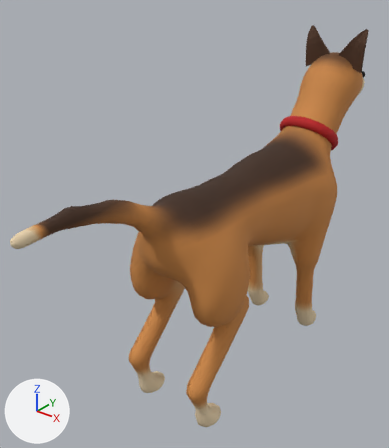
The glTF model models/dog/out/Dog.glb: old version first, new version second.
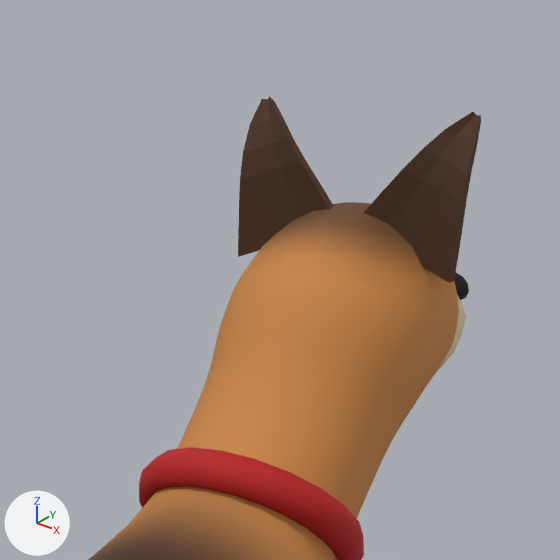
Each version appears first whole from a camera (50 mm lens) standing at (0.666, -1.038, 0.999) and looking at (-0.089, -0.094, 0.414), and next in a close-up on the part from 63% to 100% of the width and 0% to 32% of the height. The lights are fixed; the arrows at lower left show +X, +Y and +Z. The older version's two pictures come first. Vertices at exactly the same position are counted once.

The first close-up shows 'Dog'.
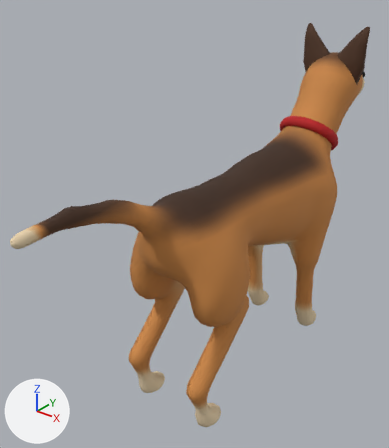
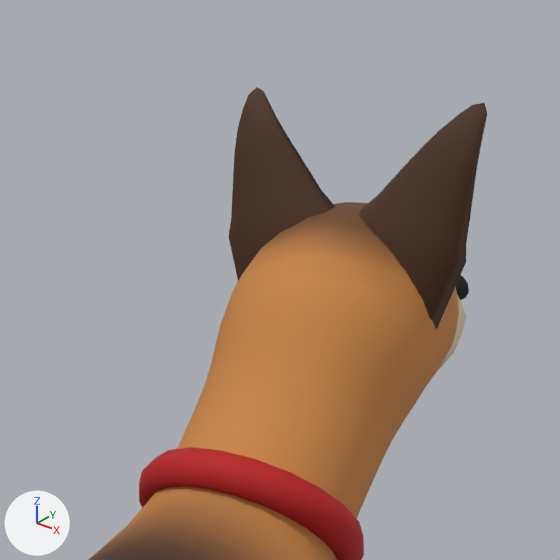
The edits, one by one:
me_dog is used by ob_dog; location (0.0, 0.0, 0.0).
me_dog had 5538 vertices, 10980 faces and spanned x -0.139..0.139, y -0.649..0.617, z 0.002..0.841.
me_dog now has 5736 vertices, 11376 faces and spans x -0.139..0.139, y -0.649..0.617, z 0.002..0.847.
me_dog part 1: the loose piece of 56 vertices spanning x -0.085..-0.004, y 0.407..0.435, z 0.729..0.841 is rebuilt with 155 vertices and now spans x -0.092..-0.001, y 0.39..0.423, z 0.676..0.847.
me_dog part 2: the loose piece of 56 vertices spanning x 0.005..0.086, y 0.407..0.434, z 0.729..0.841 is rebuilt with 155 vertices and now spans x 0.001..0.092, y 0.39..0.423, z 0.674..0.847.

Pixel boxes [x1, y1, x2, y2] of what changed, in the close-ups (560 x 560 px):
'Dog', reshaped
    before: [88, 96, 481, 560]
    after: [88, 87, 487, 560]
part 1 of me_dog, rebuilt
    before: [238, 96, 334, 257]
    after: [229, 87, 335, 281]
part 2 of me_dog, rebuilt
    before: [364, 112, 481, 283]
    after: [359, 103, 487, 330]
